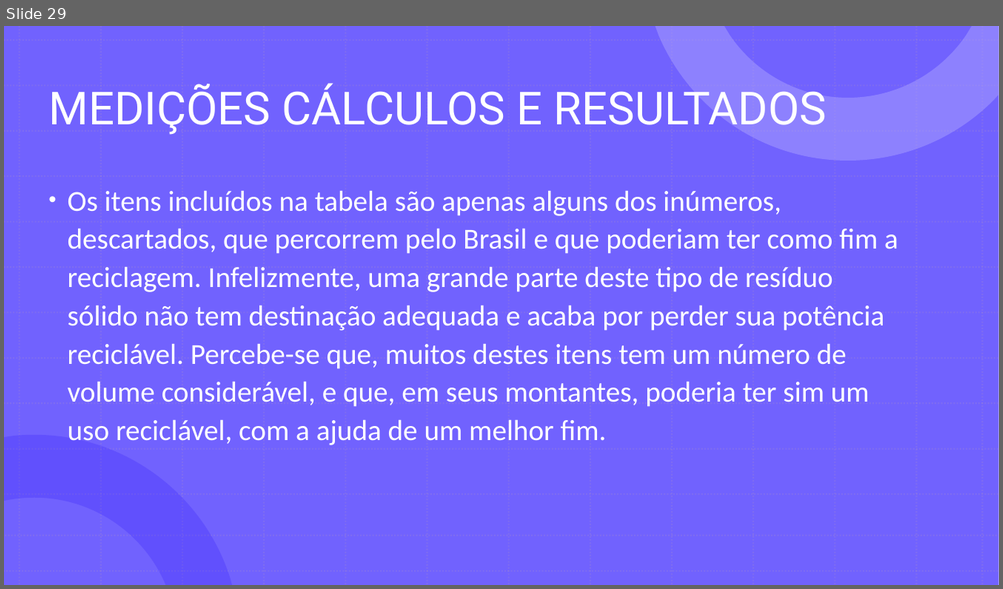
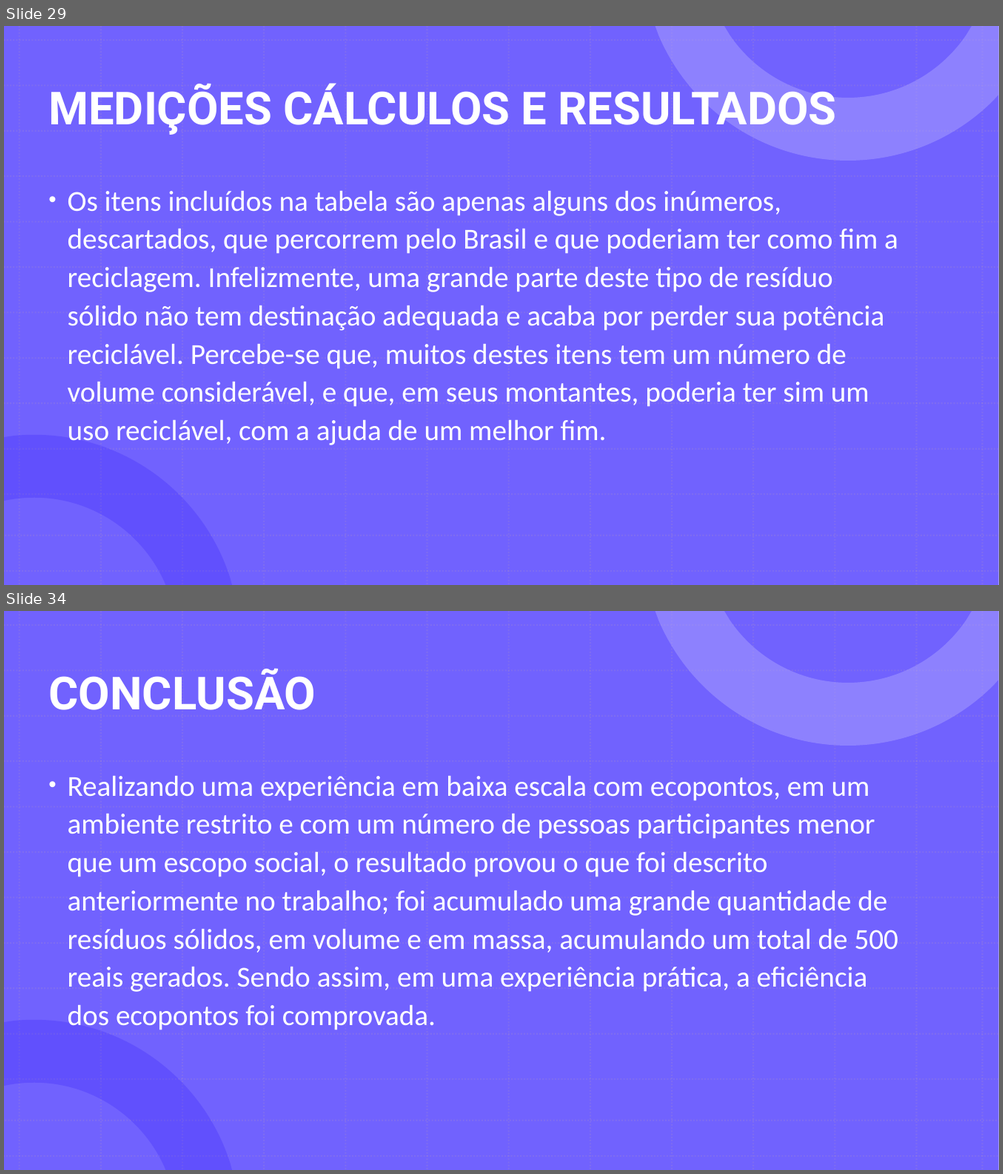
Before and after one commit to GabrielDSS0/ETEC-Coisas-Escolares, a slide deck: 1 etim ds 2022/EAMT/Trabalho Acadêmico/Relatório (a importância dos ecopontos)/A importância da separação dos recicláveis 3/Ecopontos - EAMT.pptx. Shown one above the other, each under a label of ours: slide 29 before the commit, slides 29 and 34 after it; the slides between them are not shown. The pictures are 1003x589 and 1003x1174 pixels, drawn with LibreOffice and Linux fonts; fonts in the diff are those of the drawing. Boxes give left, top, right and bottom in pixels: in the first picture for what was removed or moved away, otherwise in the second. Text is boxed around its words. In the diff, an @@ line names an element or a change of style, - is before the commit and + after.

```diff
--- a/1 etim ds 2022/EAMT/Trabalho Acadêmico/Relatório (a importância dos ecopontos)/A importância da separação dos recicláveis 3/Ecopontos - EAMT.pptx
+++ b/1 etim ds 2022/EAMT/Trabalho Acadêmico/Relatório (a importância dos ecopontos)/A importância da separação dos recicláveis 3/Ecopontos - EAMT.pptx
@@ slide 34 added at box(4, 611, 999, 1170), background #FFFFFF; not listed: 29 template elements that a slide beside it also shows @@
@@ title added at box(48, 668, 316, 710), 44 pt, text #FFFFFF, bold @@
+CONCLUSÃO
@@ text added at box(68, 776, 899, 1031), 28 pt, text #FFFFFF @@
+• Realizando uma experiência em baixa escala com ecopontos, em um ambiente restrito e com um número de pessoas participantes menor que um escopo social, o resultado provou o que foi descrito anteriormente no trabalho; foi acumulado uma grande quantidade de resíduos sólidos, em volume e em massa, acumulando um total de 500 reais gerados. Sendo assim, em uma experiência prática, a eficiência dos ecopontos foi comprovada.
@@ slide 29 changed as well @@
@@ title "MEDIÇÕES CÁLCULOS E RESULTADOS" at box(48, 83, 836, 135): bold on @@
```
Also in this commit, not shown: 27 other slides changed, 3 other slides added, 1 other file.
